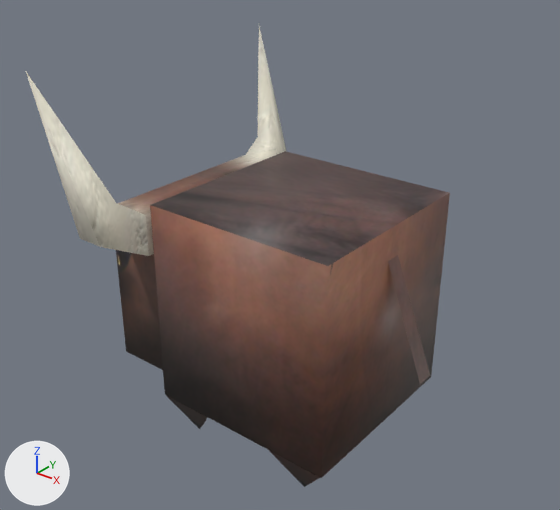
The FBX model Proyecto_Unity/Assets/Models/Animales/Vaca 02.fbx, before and after one commit.
Before and after are seen from a 50 mm camera at (0.0501, -0.0395, 0.06) aimed at (-0.0028, 0.0265, 0.019). Lighting does not change. The marker at lower left points along +X, +Y and +Z. Where no turn or scale is listed for an object, it has been applied to the vertices.

The scene before the commit, as lines of its bpy script (objects in view):
```python
me_vaca02 = bpy.data.meshes.new('Vaca02')
me_vaca02.from_pydata(...)  # 54 vertices, 43 faces; spans x -0.0191..0.019, y -0.0183..0.0183, z -0.0012..0.0426
me_vaca02.materials.append(mat_vaca__vacas_uvs_png)  # picture img_vacas_uvs_png
ob_vaca02 = bpy.data.objects.new('Vaca02', me_vaca02)
ob_vaca02.location = (0.0, 0.0241, 0.0)
```
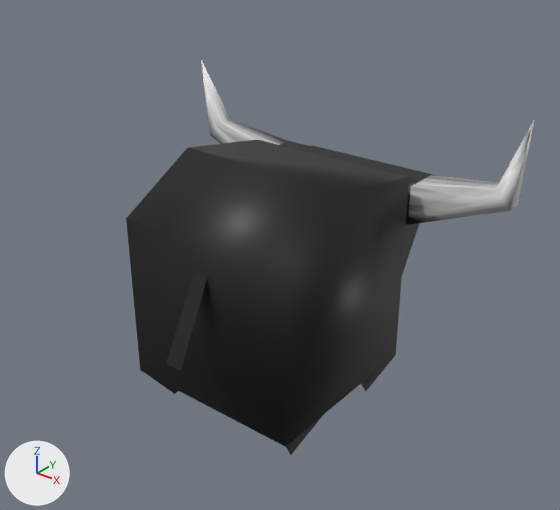
Pixel boxes [x1, y1, x2, y2] of what changed, in the pictures (560 x 510 px; the box of a moved part takes in the faces that stretch with it):
'Vaca02', reshaped, moved (14% shorter)
    before: [25, 26, 450, 487]
    after: [126, 60, 534, 455]
part 1 of me_vaca02, rebuilt (6% shorter)
    before: [150, 151, 450, 478]
    after: [126, 140, 409, 446]
part 2 of me_vaca02, added
    after: [201, 60, 534, 225]
part 3 of me_vaca02, deleted
    before: [116, 250, 430, 487]
part 4 of me_vaca02, moved or reshaped
    before: [25, 26, 287, 256]
    after: [150, 146, 436, 455]

Patch to the scene script:
```diff
--- a/Proyecto_Unity/Assets/Models/Animales/Vaca 02.fbx.py
+++ b/Proyecto_Unity/Assets/Models/Animales/Vaca 02.fbx.py
@@ me_vaca02 @@
 # used by ob_vaca02; location = (0.0, 0.0241, 0.0)
-me_vaca02.from_pydata(...)  # 54 vertices, 43 faces; spans x -0.0191..0.019, y -0.0183..0.0183, z -0.0012..0.0426
+me_vaca02.from_pydata(...)  # 58 vertices, 47 faces; spans x -0.0283..0.0207, y -0.0199..0.0188, z -0.0012..0.0369
+# me_vaca02 part 1: the loose piece of 8 vertices spanning x -0.0094..0.0141, y -0.0117..0.0117, z 0.0035..0.0283 is rebuilt with 12 vertices and now spans x -0.0155..0.008, y -0.0149..0.0085, z 0.0035..0.0305
+# me_vaca02 part 2: a new loose piece of 18 vertices spanning x -0.0283..0.0207, y 0.0099..0.015, z 0.0216..0.0369, in mat_vaca__vacas_uvs_png (picture img_vacas_uvs_png)
+# me_vaca02 part 3: 6 loose pieces with 28 vertices, spanning x -0.0182..0.019, y -0.0117..0.0117, z -0.0012..0.0267, are deleted
+# me_vaca02 part 4
+# 18 vertices are removed from x -0.0191..-0.0108, y -0.0183..0.0183, z 0.0216..0.0426
+# 19 faces are deleted
+# 28 vertices are added at x -0.0155..0.008, y -0.0199..0.0188, z -0.0012..0.0253
+# 18 new faces join them
 me_vaca02.materials.append(mat_vaca__vacas_uvs_png)
@@ ob_vaca02 @@
 ob_vaca02 = bpy.data.objects.new('Vaca02', me_vaca02)
-ob_vaca02.location = (0.0, 0.0241, 0.0)
+ob_vaca02.location = (0.0, 0.0289, 0.0)
```
